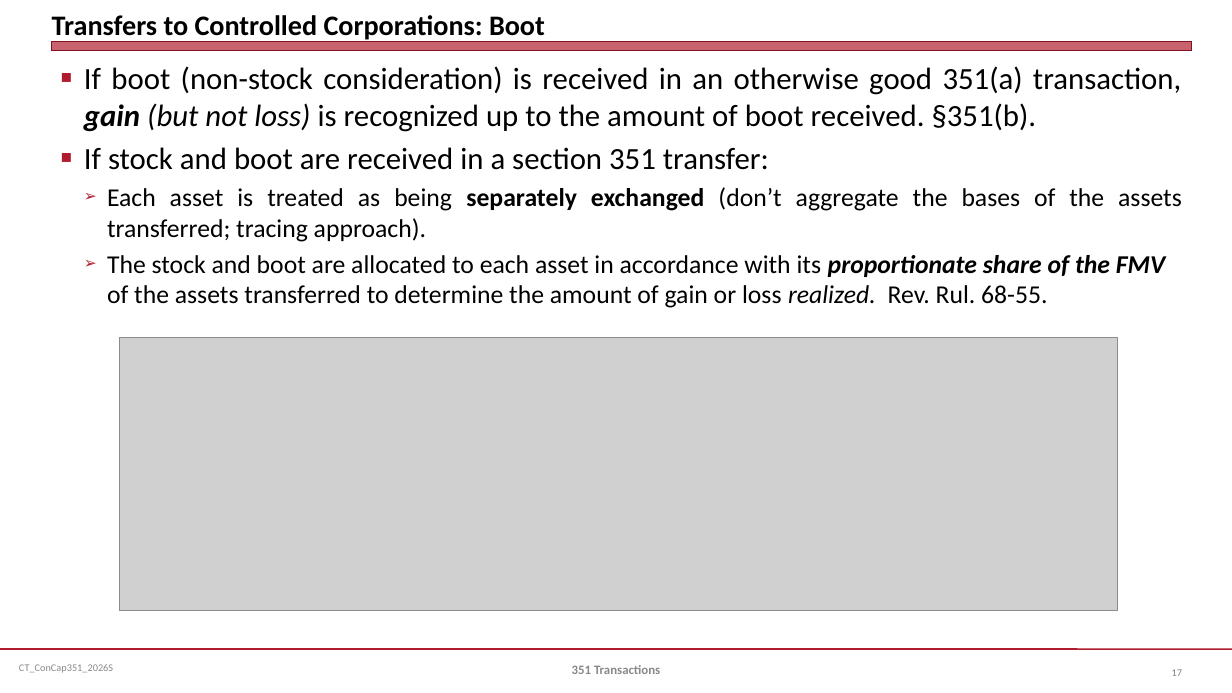
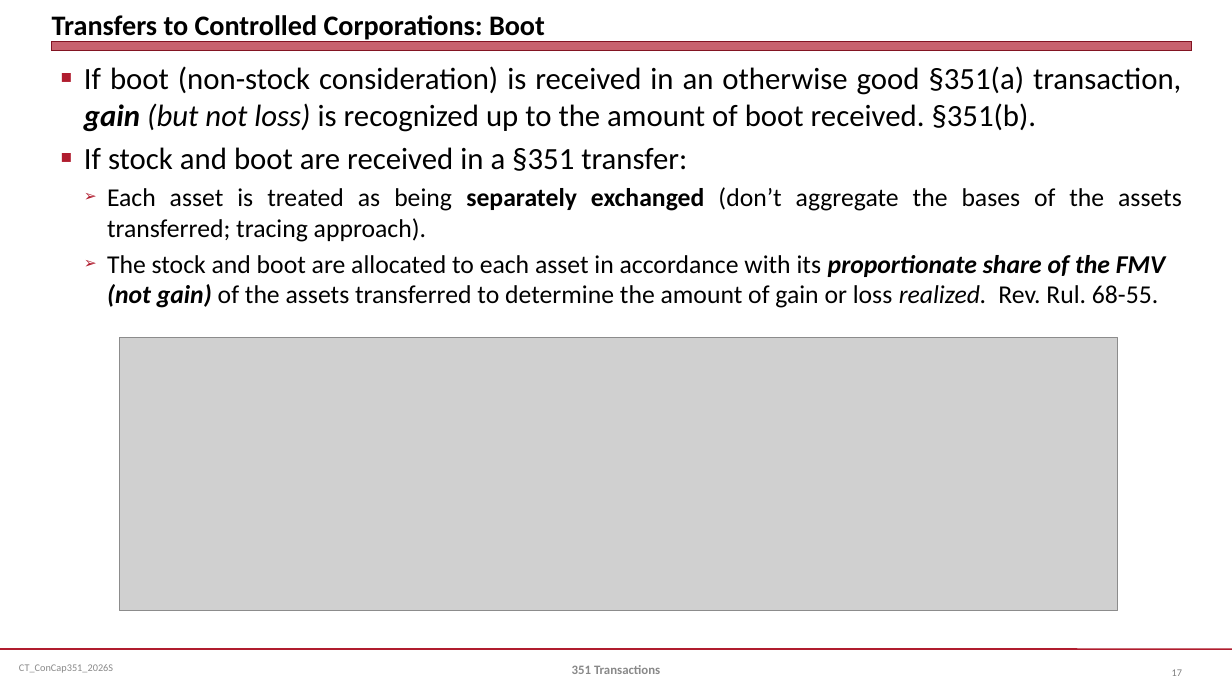
Before and after one commit to jmc877/Corporate-Tax, a slide deck: slide 17 of slides/CT_ConCap351_2026S.pptx. Drawn at 1232x693 pixels with LibreOffice and Linux fonts; fonts in the diff are those of the drawing; grey boxes stand for pictures. Boxes give left, top, right and bottom in pixels: in the first picture for what was removed or moved away, otherwise in the second. Text is boxed around its words. In the diff, an @@ line names an element or a change of style, - is before the commit and + after.

```diff
--- a/slides/CT_ConCap351_2026S.pptx
+++ b/slides/CT_ConCap351_2026S.pptx
@@ text at [84, 66, 1181, 171]: text changed @@
-■ If boot (non-stock consideration) is received in an otherwise good 351(a) transaction, gain (but not loss) is recognized up to the amount of boot received. §351(b).
-■ If stock and boot are received in a section 351 transfer:
+■ If boot (non-stock consideration) is received in an otherwise good §351(a) transaction, gain (but not loss) is recognized up to the amount of boot received. §351(b).
+■ If stock and boot are received in a §351 transfer:
@@ text at [107, 255, 1165, 308]: text changed @@
-  ➢ The stock and boot are allocated to each asset in accordance with its proportionate share of the FMV of the assets transferred to determine the amount of gain or loss realized. Rev. Rul. 68-55.
+  ➢ The stock and boot are allocated to each asset in accordance with its proportionate share of the FMV (not gain) of the assets transferred to determine the amount of gain or loss realized. Rev. Rul. 68-55.
```
Also in this commit, not shown: 8 other slides changed, 3 other files.
